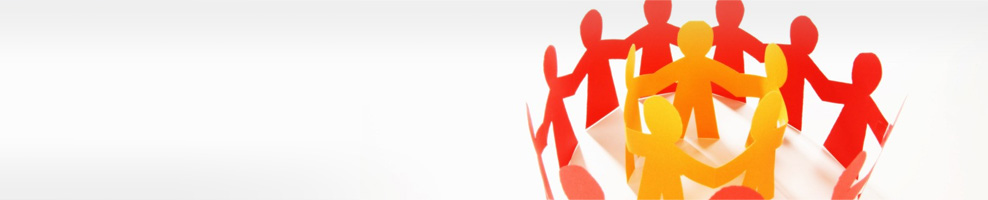
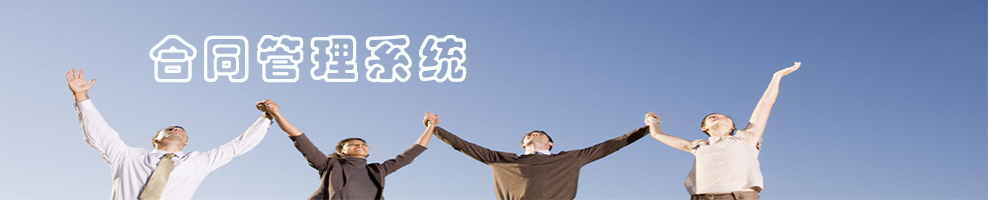
Before/after of a 988×200 layered artwork. What changed in the layer stack:
showed "合同管理系统", painted on it over [149, 34, 467, 84]
added layer "6462-11100q32i772" above "图层 1" over [0, 0, 988, 200]
showed "图层 1" over [13, 54, 97, 115]
removed layer "图层 0" over [0, 0, 988, 200]
